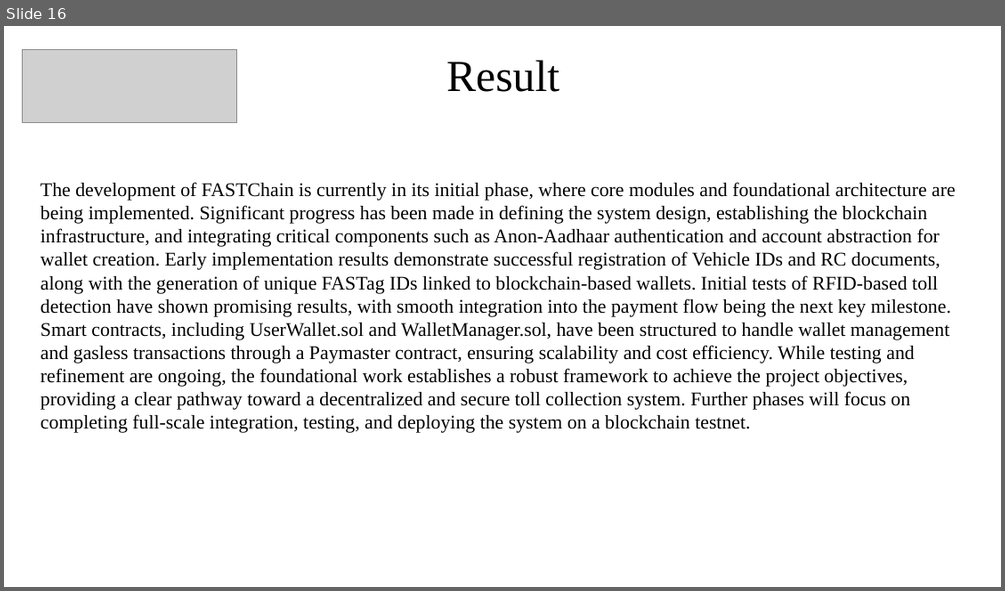
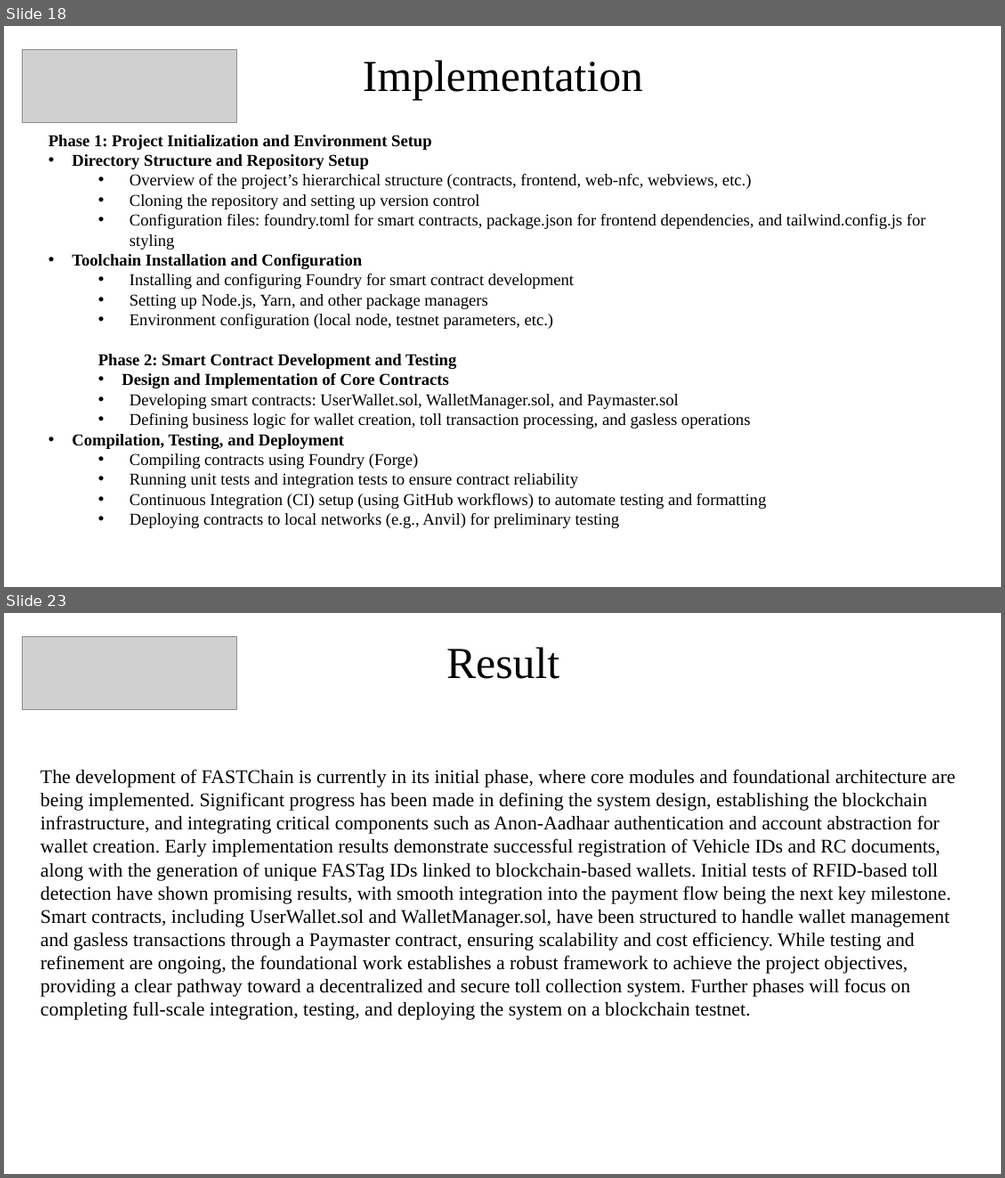
Before and after one commit to Rekklessss/fastchain, a slide deck: Docs/FASTChain-PPT-Review-1.pptx. Shown one above the other, each under a label of ours: slide 16 before the commit, slides 18 and 23 after it; the slides between them are not shown. The pictures are 1005x591 and 1005x1178 pixels, drawn with LibreOffice and Linux fonts; fonts in the diff are those of the drawing; grey boxes stand for pictures. Boxes give left, top, right and bottom in pixels: in the first picture for what was removed or moved away, otherwise in the second. Text is boxed around its words. In the diff, an @@ line names an element or a change of style, - is before the commit and + after.

```diff
--- a/Docs/FASTChain-PPT-Review-1.pptx
+++ b/Docs/FASTChain-PPT-Review-1.pptx
@@ slide 18 added at [4, 26, 1001, 587], background #FFFFFF @@
@@ picture added at [23, 50, 237, 123] @@
@@ title added at [363, 60, 643, 100], 32 pt, text #000000 @@
+Implementation
@@ text added at [48, 135, 926, 528], 12 pt, text #000000 @@
+Phase 1: Project Initialization and Environment Setup
+• Directory Structure and Repository Setup
+  • Overview of the project’s hierarchical structure (contracts, frontend, web‑nfc, webviews, etc.)
+  • Cloning the repository and setting up version control
+  • Configuration files: foundry.toml for smart contracts, package.json for frontend dependencies, and tailwind.config.js for styling
+• Toolchain Installation and Configuration
+  • Installing and configuring Foundry for smart contract development
+  • Setting up Node.js, Yarn, and other package managers
+  • Environment configuration (local node, testnet parameters, etc.)
+Phase 2: Smart Contract Development and Testing
+• Design and Implementation of Core Contracts
+  • Developing smart contracts: UserWallet.sol, WalletManager.sol, and Paymaster.sol
+  • Defining business logic for wallet creation, toll transaction processing, and gasless operations
+• Compilation, Testing, and Deployment
+  • Compiling contracts using Foundry (Forge)
+  • Running unit tests and integration tests to ensure contract reliability
+  • Continuous Integration (CI) setup (using GitHub workflows) to automate testing and formatting
+  • Deploying contracts to local networks (e.g., Anvil) for preliminary testing
@@ what was slide 16 is now slide 23 @@
```
Also in this commit, not shown: 1 slide changed, 6 other slides added, 3 other files.
